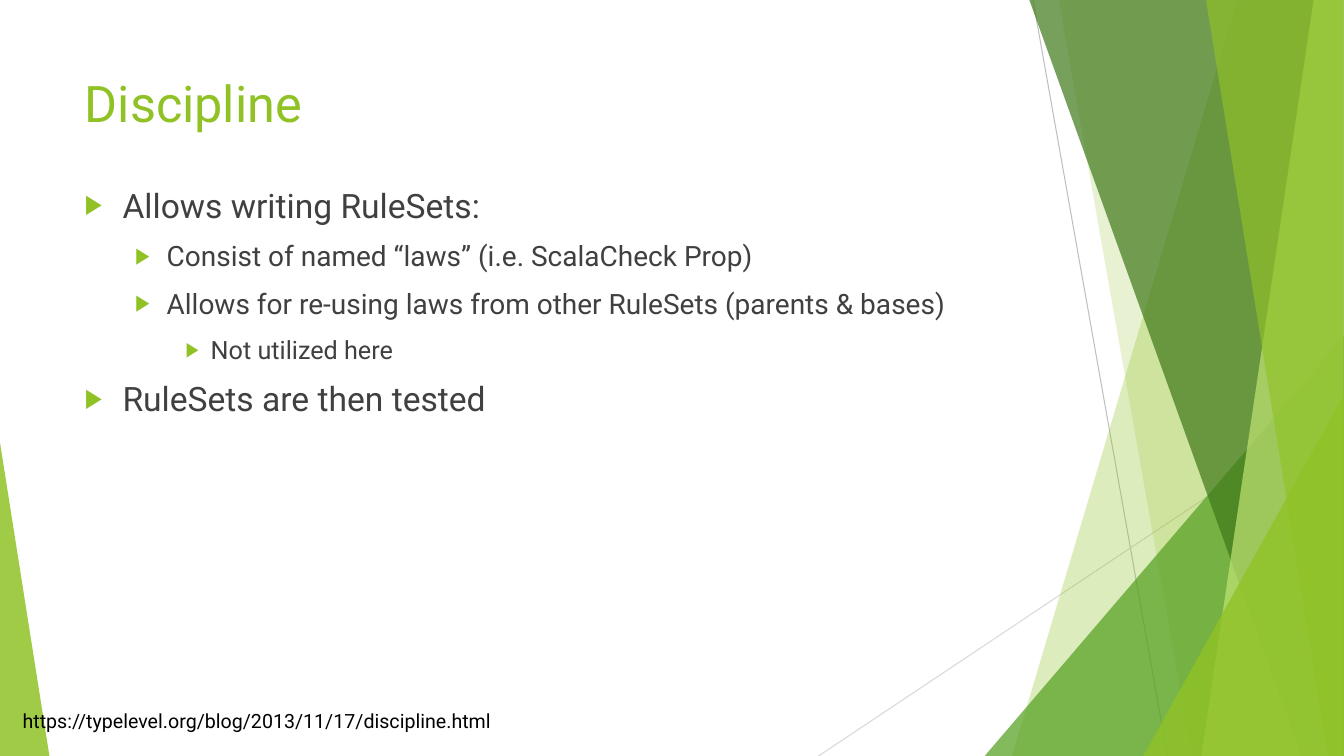
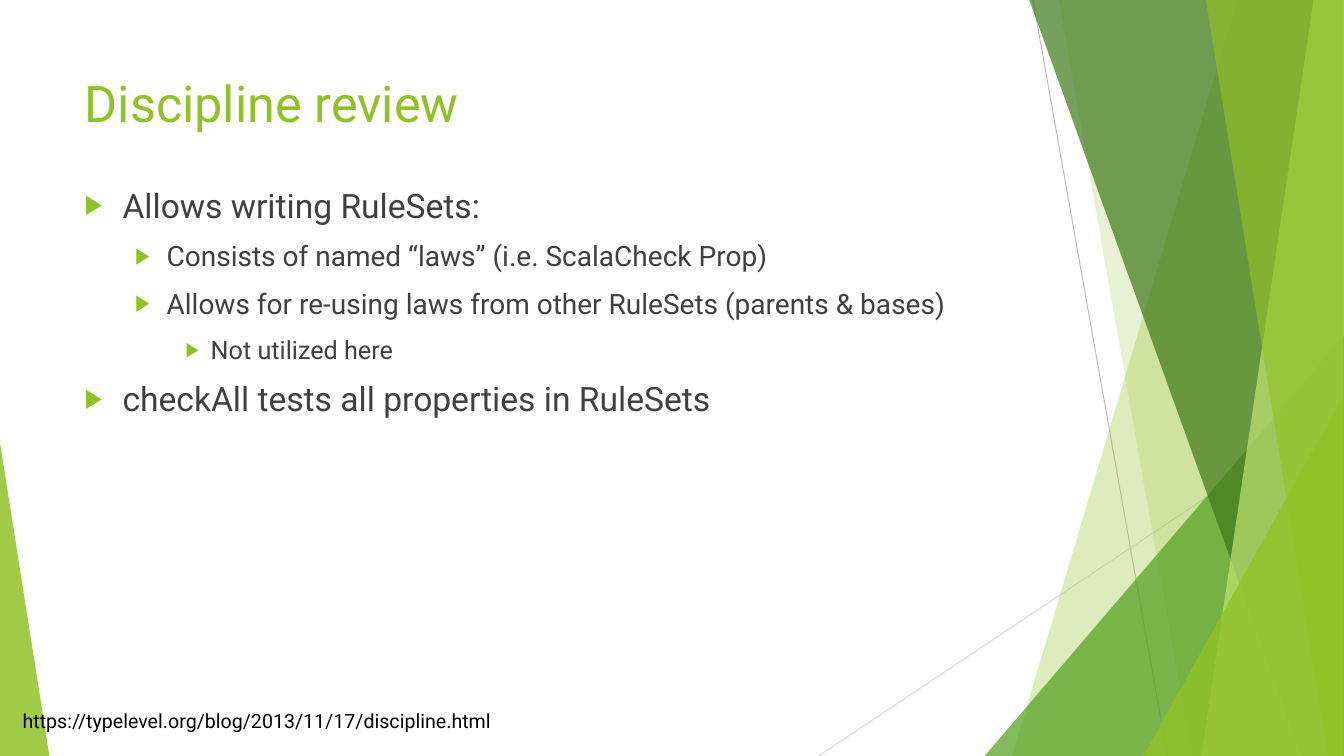
Before and after one commit to lancegatlin/tagless-final-autotest-talk-19feb19, a slide deck: slide 13 of tagless-final-autotest-19Feb19.pptx (slide 9 before the commit). Drawn at 1344x756 pixels with LibreOffice and Linux fonts; fonts in the diff are those of the drawing. Boxes give left, top, right and bottom in pixels: in the first picture for what was removed or moved away, otherwise in the second. Text is boxed around its words. In the diff, an @@ line names an element or a change of style, - is before the commit and + after.

```diff
--- a/tagless-final-autotest-19Feb19.pptx
+++ b/tagless-final-autotest-19Feb19.pptx
@@ title at [85,84,458,133]: text changed @@
-Discipline
+Discipline review
@@ text at [167,243,767,272]: text changed @@
-  ▶ Consist of named “laws” (i.e. ScalaCheck Prop)
+  ▶ Consists of named “laws” (i.e. ScalaCheck Prop)
@@ text at [123,386,710,418]: text changed @@
-▶ RuleSets are then tested
+▶ checkAll tests all properties in RuleSets
```
Also in this commit, not shown: 11 other slides changed, 3 slides added.
